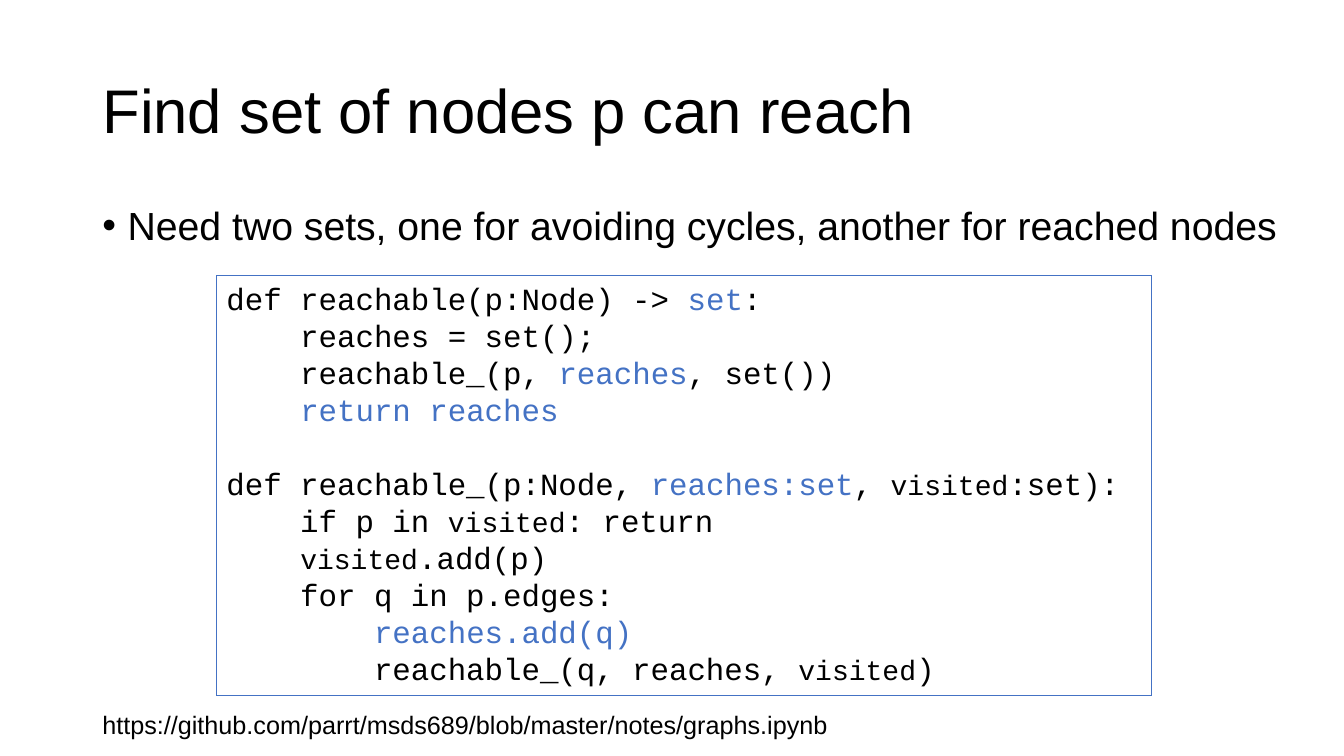
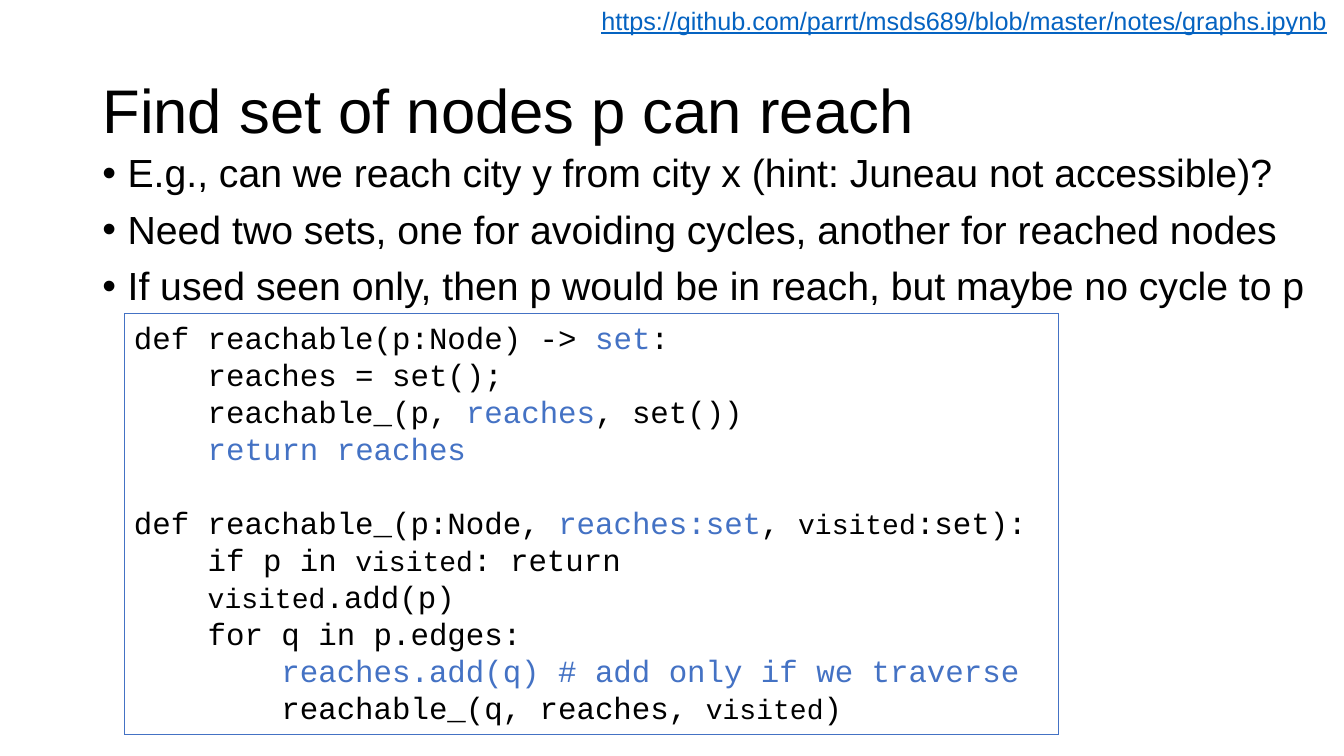
Before and after one commit to parrt/msds689, a slide deck: slide 12 of notes/graphs.pptx. Drawn at 1344x756 pixels with LibreOffice and Linux fonts; fonts in the diff are those of the drawing; background and template pictures are left out. Boxes give left, top, right and bottom in pixels: in the first picture for what was removed or moved away, otherwise in the second. Text is boxed around its words. In the diff, an @@ line names an element or a change of style, - is before the commit and + after.

```diff
--- a/notes/graphs.pptx
+++ b/notes/graphs.pptx
@@ text "https://github.com/parrt/msds689/blob/master/notes/graphs.ip ...": place and size @@
-text "https://github.com/parrt/msds689/blob/master/notes/graphs.ip ..." at (102,715,827,740)
+text "https://github.com/parrt/msds689/blob/master/notes/graphs.ip ..." at (601,11,1326,35)
@@ text "https://github.com/parrt/msds689/blob/master/notes/graphs.ip ..." at (601,11,1326,35): text colour #000000 to #0563C1, underline on @@
@@ text "E.g., can we reach city ...": place and size @@
-text "E.g., can we reach city ..." at (128,211,1277,248)
+text "E.g., can we reach city ..." at (128,158,1304,308)
@@ text at (128,158,1272,195): paragraph added @@
+• E.g., can we reach city y from city x (hint: Juneau not accessible)?
@@ text at (128,271,1304,308): paragraph added @@
+• If used seen only, then p would be in reach, but maybe no cycle to p
@@ rectangle "def reachable(p:Node) -> set:": place and size @@
-rectangle "def reachable(p:Node) -> set:" at (217,275,1151,696)
+rectangle "def reachable(p:Node) -> set:" at (124,314,1059,734)
@@ text in rectangle at (281,659,1020,689): text changed @@
-reaches.add(q)
+reaches.add(q) # add only if we traverse
```
Also in this commit, not shown: 10 other slides changed, 2 other files.
